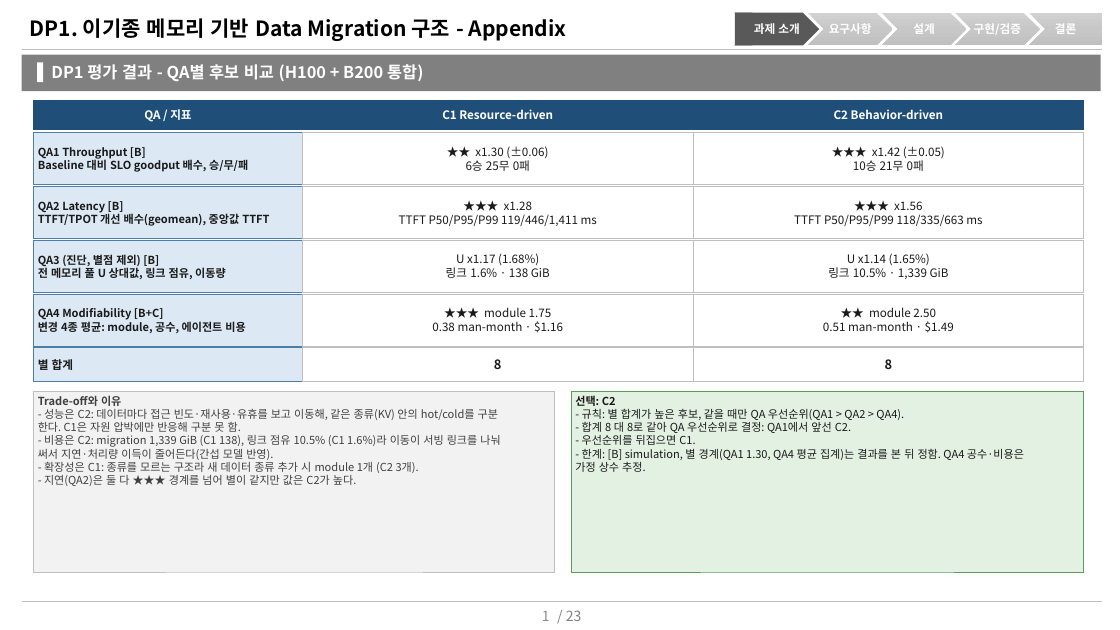
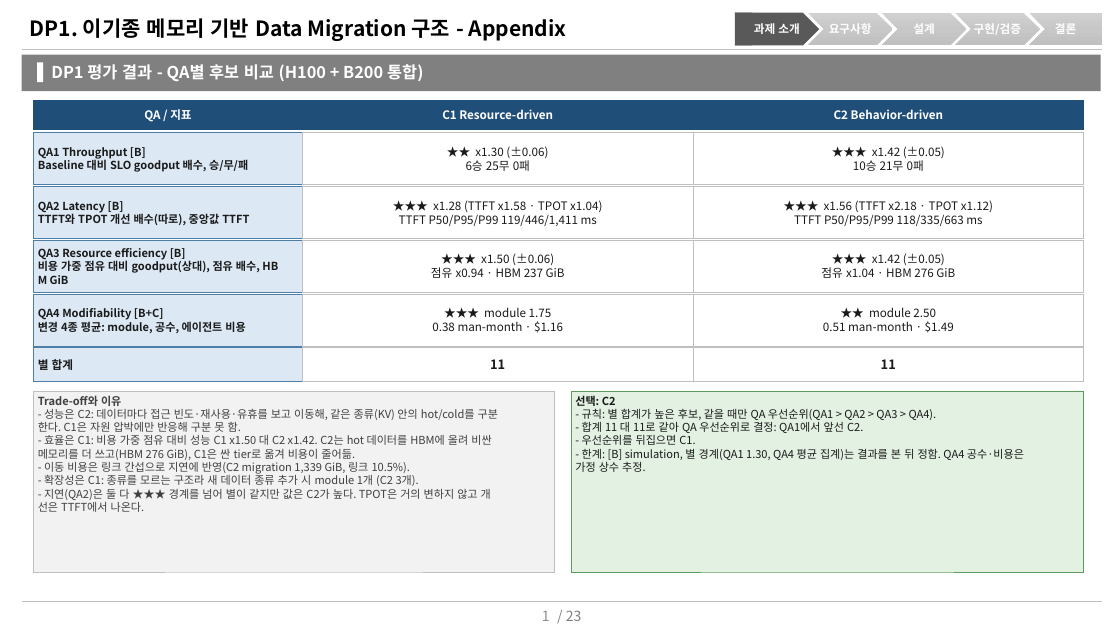
Before and after one commit to mkim0628/vllm, a slide deck: slide 1 of doc-mk/DP1/DP1-appendix-qa-result.pptx. Drawn at 1120x630 pixels with LibreOffice and Linux fonts; fonts in the diff are those of the drawing. Boxes give left, top, right and bottom in pixels: in the first picture for what was removed or moved away, otherwise in the second. Text is boxed around its words. In the diff, an @@ line names an element or a change of style, - is before the commit and + after.

```diff
--- a/doc-mk/DP1/DP1-appendix-qa-result.pptx
+++ b/doc-mk/DP1/DP1-appendix-qa-result.pptx
@@ text in rectangle at (433,200,602,212): text changed @@
-★★★ x1.28
+★★★ x1.28 (TTFT x1.58 · TPOT x1.04)
@@ text in rectangle at (824,200,993,212): text changed @@
-★★★ x1.56
+★★★ x1.56 (TTFT x2.18 · TPOT x1.12)
@@ text in rectangle at (38,212,249,225): text changed @@
-TTFT/TPOT 개선 배수(geomean), 중앙값 TTFT
+TTFT와 TPOT 개선 배수(따로), 중앙값 TTFT
@@ text in rectangle at (38,248,278,284): text changed @@
-QA3 (진단, 별점 제외) [B]
-전 메모리 풀 U 상대값, 링크 점유, 이동량
+QA3 Resource efficiency [B]
+비용 가중 점유 대비 goodput(상대), 점유 배수, HB
+M GiB
@@ text in rectangle at (431,253,565,278): text changed @@
-U x1.17 (1.68%)
-링크 1.6% · 138 GiB
+★★★ x1.50 (±0.06)
+점유 x0.94 · HBM 237 GiB
@@ text in rectangle at (821,253,955,278): text changed @@
-U x1.14 (1.65%)
-링크 10.5% · 1,339 GiB
+★★★ x1.42 (±0.05)
+점유 x1.04 · HBM 276 GiB
@@ text in rectangle at (490,359,505,369): text changed @@
-8
+11
@@ text in rectangle at (881,359,896,369): text changed @@
-8
+11
@@ text in rectangle at (582,409,937,433): text changed @@
-- 규칙: 별 합계가 높은 후보, 같을 때만 QA 우선순위(QA1 > QA2 > QA4).
-- 합계 8 대 8로 같아 QA 우선순위로 결정: QA1에서 앞선 C2.
+- 규칙: 별 합계가 높은 후보, 같을 때만 QA 우선순위(QA1 > QA2 > QA3 > QA4).
+- 합계 11 대 11로 같아 QA 우선순위로 결정: QA1에서 앞선 C2.
@@ text in rectangle at (38,435,491,474): text changed @@
-- 비용은 C2: migration 1,339 GiB (C1 138), 링크 점유 10.5% (C1 1.6%)라 이동이 서빙 링크를 나눠
-써서 지연·처리량 이득이 줄어든다(간섭 모델 반영).
+- 효율은 C1: 비용 가중 점유 대비 성능 C1 x1.50 대 C2 x1.42. C2는 hot 데이터를 HBM에 올려 비싼
+메모리를 더 쓰고(HBM 276 GiB), C1은 싼 tier로 옮겨 비용이 줄어듦.
+- 이동 비용은 링크 간섭으로 지연에 반영(C2 migration 1,339 GiB, 링크 10.5%).
@@ text in rectangle at (38,489,491,512): text changed @@
-- 지연(QA2)은 둘 다 ★★★ 경계를 넘어 별이 같지만 값은 C2가 높다.
+- 지연(QA2)은 둘 다 ★★★ 경계를 넘어 별이 같지만 값은 C2가 높다. TPOT은 거의 변하지 않고 개
+선은 TTFT에서 나온다.
```
Also in this commit, not shown: 19 other files.
